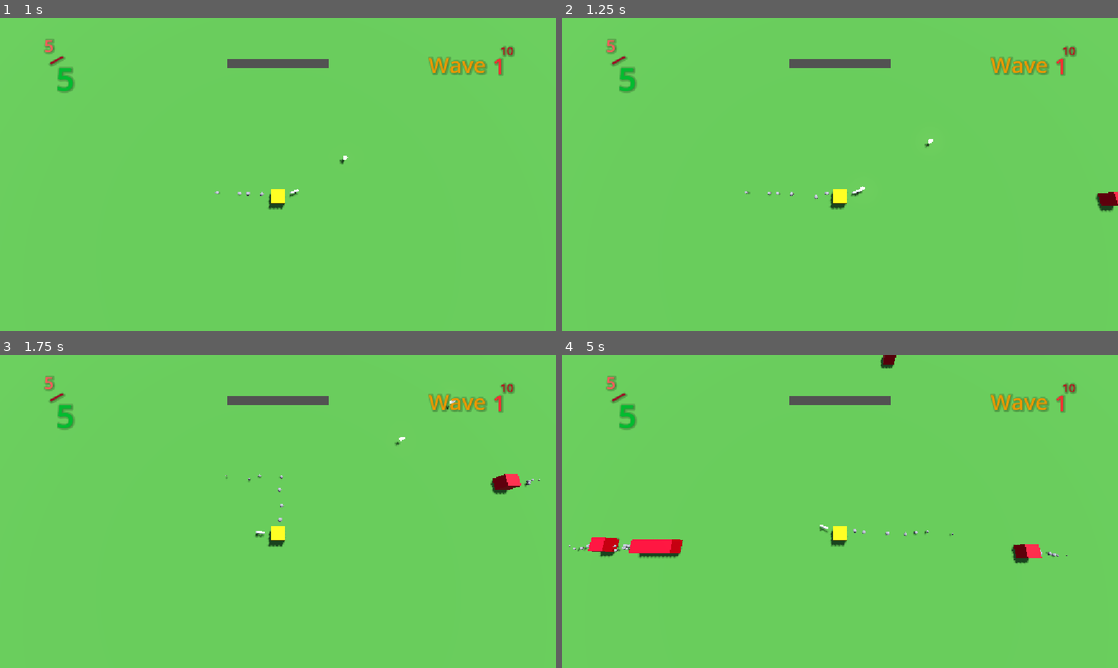
Above: before the commit, frames 1-4 (two rows, left to right).
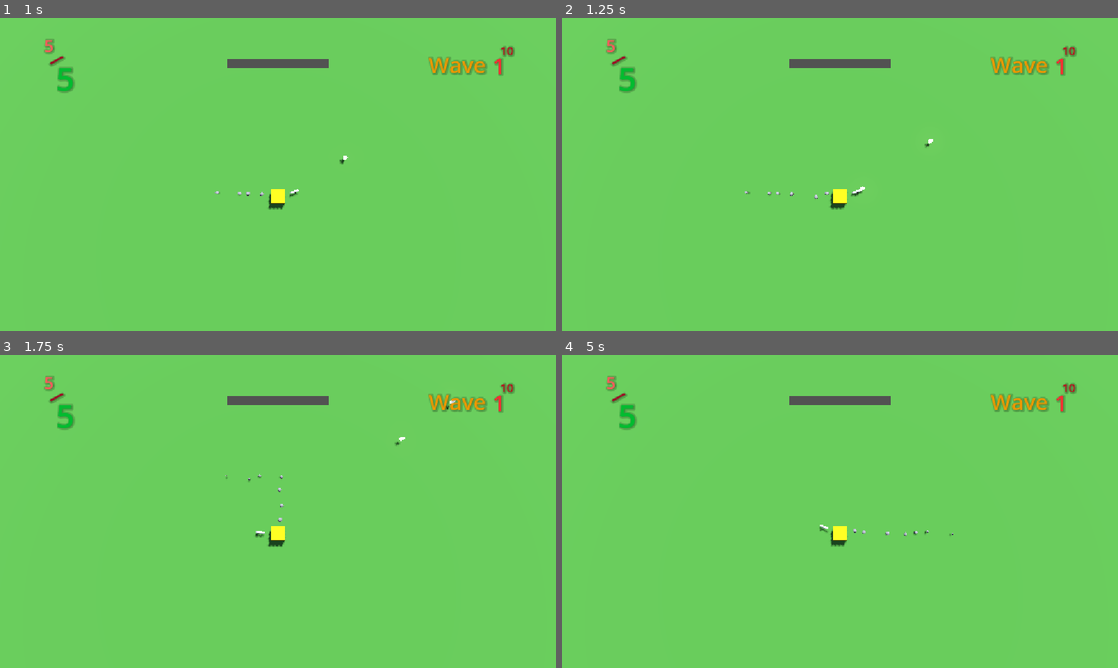
Above: after the commit, the same moments.

Repository: powwow3618/Clankerfaust-Godot
Game: Godot game, scene res://scenes/main_level/main_level.tscn
The game is run twice, just before and just after one commit, with the same random seed, the same clock (stepped at 60 frames per second) and the same inputs.
Inputs (mouse positions are in pixels of both pictures, inside the frame that each line leads up to):
- Up to frame 1 (1 s): tap Enter at 0.5 s; move the mouse to (400, 158) at 0.52 s; press the mouse at (400, 158) at 0.53 s; hold Right (ui_right) from 0.53 s (still down)
- Up to frame 2 (1.25 s): keep holding Right (ui_right)
- Up to frame 3 (1.75 s): move the mouse to (166, 527) at 1.27 s; release Right (ui_right) at 1.28 s; release the mouse at (166, 527) at 1.28 s; hold Down (ui_down) from 1.28 s (still down); click (166, 527) at 1.35 s
- Up to frame 4 (5 s): move the mouse to (895, 442) at 2.02 s; release Down (ui_down) at 2.03 s; press the mouse at (895, 442) at 2.03 s; hold Right (ui_right) 2.03-2.78 s; move the mouse to (812, 574) at 2.77 s; release the mouse at (812, 574) at 2.78 s; hold Up (ui_up) 2.78-3.53 s; click (812, 574) at 2.85 s; move the mouse to (1006, 558) at 3.52 s; press the mouse at (1006, 558) at 3.53 s; hold Left (ui_left) from 3.53 s (still down); move the mouse to (673, 464) at 4.27 s; release the mouse at (673, 464) at 4.28 s; click (673, 464) at 4.35 s

Frame 1 is identical in both runs. In frame 2, 0.2% of the frame differs, in the area x 96-100%, y 55-62%; in frame 3, 0.3%; in frame 4, 1.2%, in the area x 1-91%, y 0-67%.

Commit message:
added enemy big and enemy slime to the waves

Diff:
--- a/objects/enemies/enemy_slime/enemy_slime.tscn
+++ b/objects/enemies/enemy_slime/enemy_slime.tscn
@@ -1,6 +1,10 @@
 [gd_scene format=3 uid="uid://cyfj0ihq71xpq"]
 
+[ext_resource type="Script" uid="uid://8jmbvwmrcxfp" path="res://objects/enemies/enemy_slime/scripts/enemy_slime.gd" id="1_cwako"]
+[ext_resource type="Script" uid="uid://bni5ogp16v10p" path="res://objects/enemies/enemy_basic/scripts/cpu_particles_3d.gd" id="2_du4s6"]
+
 [sub_resource type="BoxShape3D" id="BoxShape3D_j6c8x"]
+size = Vector3(1.2880859, 1, 1.3232422)
 
 [sub_resource type="StandardMaterial3D" id="StandardMaterial3D_ds4hc"]
 albedo_color = Color(0.98606116, 0, 0.16151735, 1)
@@ -9,13 +13,14 @@
 
 [sub_resource type="BoxMesh" id="BoxMesh_2q7ju"]
 material = SubResource("StandardMaterial3D_ds4hc")
+size = Vector3(1.2880859, 1, 1.3115234)
 
 [sub_resource type="StandardMaterial3D" id="StandardMaterial3D_ajil6"]
 albedo_color = Color(0.25565878, 0.25565878, 0.25565878, 1)
 
 [sub_resource type="BoxMesh" id="BoxMesh_2xx38"]
 material = SubResource("StandardMaterial3D_ajil6")
-size = Vector3(1.1533203, 0.20117188, 1.1914063)
+size = Vector3(1.4453125, 0.12402344, 1.4431152)
 
 [sub_resource type="StandardMaterial3D" id="StandardMaterial3D_2q7ju"]
 albedo_color = Color(0.5286484, 0.3067939, 0.34966376, 1)
@@ -24,7 +29,33 @@
 material = SubResource("StandardMaterial3D_2q7ju")
 size = Vector3(0.5185547, 0.3267212, 0.50878906)
 
+[sub_resource type="BoxShape3D" id="BoxShape3D_xc8n8"]
+size = Vector3(1.4794922, 1, 1.5849609)
+
+[sub_resource type="SphereMesh" id="SphereMesh_4eiav"]
+radius = 0.17
+height = 0.355
+radial_segments = 4
+rings = 1
+
+[sub_resource type="Curve" id="Curve_x2hbk"]
+_data = [Vector2(0, 1), 0.0, 0.0, 0, 0, Vector2(0.98936176, 0), -2.7552516, 0.0, 0, 0]
+point_count = 2
+
+[sub_resource type="SphereMesh" id="SphereMesh_ty3ad"]
+radius = 0.1
+height = 0.2
+radial_segments = 8
+rings = 6
+
+[sub_resource type="Curve" id="Curve_dpewc"]
+_limits = [0.0, 2.75, 0.0, 1.0]
+_data = [Vector2(0, 1.6376405), 0.0, 0.0, 0, 0, Vector2(1, 0), -4.4777613, 0.0, 0, 0]
+point_count = 2
+
 [node name="EnemySlime" type="RigidBody3D" unique_id=91174098]
+lock_rotation = true
+script = ExtResource("1_cwako")
 
 [node name="CollisionShape3D" type="CollisionShape3D" parent="." unique_id=289332751]
 shape = SubResource("BoxShape3D_j6c8x")
@@ -38,3 +69,36 @@
 [node name="MeshInstance3D" type="MeshInstance3D" parent="MeshInstance3D" unique_id=1307819069]
 transform = Transform3D(1, 0, 0, 0, 1, 0, 0, 0, 1, 0, 0.4407435, 0)
 mesh = SubResource("BoxMesh_ajil6")
+
+[node name="NavigationAgent3D" type="NavigationAgent3D" parent="." unique_id=614344]
+
+[node name="Area3D" type="Area3D" parent="." unique_id=2104225548]
+
+[node name="CollisionShape3D" type="CollisionShape3D" parent="Area3D" unique_id=811197619]
+shape = SubResource("BoxShape3D_xc8n8")
+debug_color = Color(0.99744016, 0, 0.17579108, 0.41960785)
+
+[node name="CPUParticles3D" type="CPUParticles3D" parent="." unique_id=1243841896]
+emitting = false
+lifetime = 0.24
+one_shot = true
+explosiveness = 1.0
+mesh = SubResource("SphereMesh_4eiav")
+emission_shape = 1
+emission_sphere_radius = 0.55
+gravity = Vector3(0, 0, 0)
+radial_accel_min = 19.72
+radial_accel_max = 55.37
+scale_amount_curve = SubResource("Curve_x2hbk")
+script = ExtResource("2_du4s6")
+
+[node name="CPUParticles3D2" type="CPUParticles3D" parent="." unique_id=69751104]
+transform = Transform3D(1, 0, 0, 0, 1, 0, 0, 0, 1, 0, -0.43873, -0.0036126971)
+mesh = SubResource("SphereMesh_ty3ad")
+emission_shape = 3
+emission_box_extents = Vector3(0.465, 0.01, 0.2)
+spread = 72.0
+gravity = Vector3(0, 0.83, 0)
+scale_amount_curve = SubResource("Curve_dpewc")
+
+[connection signal="finished" from="CPUParticles3D" to="CPUParticles3D" method="_on_finished"]
--- /dev/null
+++ b/objects/enemies/enemy_slime/scripts/enemy_slime.gd
@@ -0,0 +1,49 @@
+extends RigidBody3D
+
+
+@onready var navigationAgent: NavigationAgent3D = $NavigationAgent3D
+@onready var xpBallScene: PackedScene = load("res://objects/xp_ball/xp_ball.tscn")
+@onready var enemyBasicScene: PackedScene = load("res://objects/enemies/enemy_basic/enemy_basic.tscn")
+@onready var deathParticleEmmiter: CPUParticles3D = $CPUParticles3D
+
+var targetToFollow: CharacterBody3D
+var speed: float = 2
+var health: int = 3
+
+
+
+func _process(delta: float) -> void:
+	navigationAgent.target_position = targetToFollow.position
+
+	if health <= 0:
+		var deathCopy: CPUParticles3D = deathParticleEmmiter.duplicate()
+		var enemyBasicInstance: RigidBody3D = enemyBasicScene.instantiate()
+
+		add_sibling(deathCopy)
+		deathCopy.global_position = global_position
+		deathCopy.emitting = true
+
+		add_sibling(enemyBasicInstance)
+		enemyBasicInstance.global_position = global_position
+		enemyBasicInstance.targetToFollow = targetToFollow
+
+		var xpBallCopy: Area3D = xpBallScene.instantiate()
+		xpBallCopy.position = position
+		xpBallCopy.player = targetToFollow
+		add_sibling(xpBallCopy)
+
+		get_parent().get_parent().currentSpawnedEnemies -= 1
+
+		queue_free()
+
+	var nextLocation = navigationAgent.get_next_path_position()
+	var currentLocation = global_transform.origin
+	var newVelocity = (nextLocation - currentLocation).normalized() * speed
+
+	linear_velocity = linear_velocity.move_toward(newVelocity,0.25)
+
+func _on_area_3d_body_entered(body: Node3D) -> void:
+	if body.name == "Player":
+		body.health -= 1
+		deathParticleEmmiter.emitting = true
+		queue_free()
--- a/scenes/main_level/scripts/wave_manager.gd
+++ b/scenes/main_level/scripts/wave_manager.gd
@@ -2,6 +2,9 @@
 
 
 @onready var enemyBasicScene:PackedScene = load("res://objects/enemies/enemy_basic/enemy_basic.tscn")
+@onready var enemySlimeScene: PackedScene = load("res://objects/enemies/enemy_slime/enemy_slime.tscn")
+
+var enemiesList: Array = []
 
 var spawnpointsLocations: Array = []
 var maxWaveTimer: float = 6.0
@@ -18,6 +21,7 @@
 
 func _ready() -> void:
 	spawnpointsLocations = $SpawnPoints.get_children()
+	enemiesList = [enemyBasicScene,enemySlimeScene]
 
 func _process(delta: float) -> void:
 	scan += delta
@@ -34,16 +38,23 @@
 
 	if currentWaveTimer == maxWaveTimer:
 		for i in range(currentWaveSize):
-			print("spawning")
-			var enemyCopy:RigidBody3D = enemyBasicScene.instantiate()
+
+			var enemyWeight: int = randi_range(0,enemiesList.size()-1)
+
+			var enemyCopy:RigidBody3D = enemiesList[enemyWeight].instantiate()
+
 			enemyCopy.speed *= speedScale * randf_range(0.6,1.2)
 			enemyCopy.health *= healthScale
-			enemyCopy.position = spawnpointsLocations[randi_range(0,(spawnpointsLocations.size()-1))].global_position
+
+			var spawnPosition: Vector3 = spawnpointsLocations[randi_range(0,(spawnpointsLocations.size()-1))].global_position
+
+			enemyCopy.position = spawnPosition * Vector3(randf_range(0.9,1.2),0,randf_range(0.9,1.2))
 			enemyCopy.targetToFollow = $Player
+
 			$Enemies.add_child(enemyCopy)
 
-			enemiesToSpawn -= 1
-			currentSpawnedEnemies += 1
+			enemiesToSpawn -= enemyWeight + 1
+			currentSpawnedEnemies += enemyWeight + 1
 
 		currentWaveTimer = maxWaveTimer
 
Not shown, added: objects/enemies/enemy_slime/scripts/enemy_slime.gd.uid
